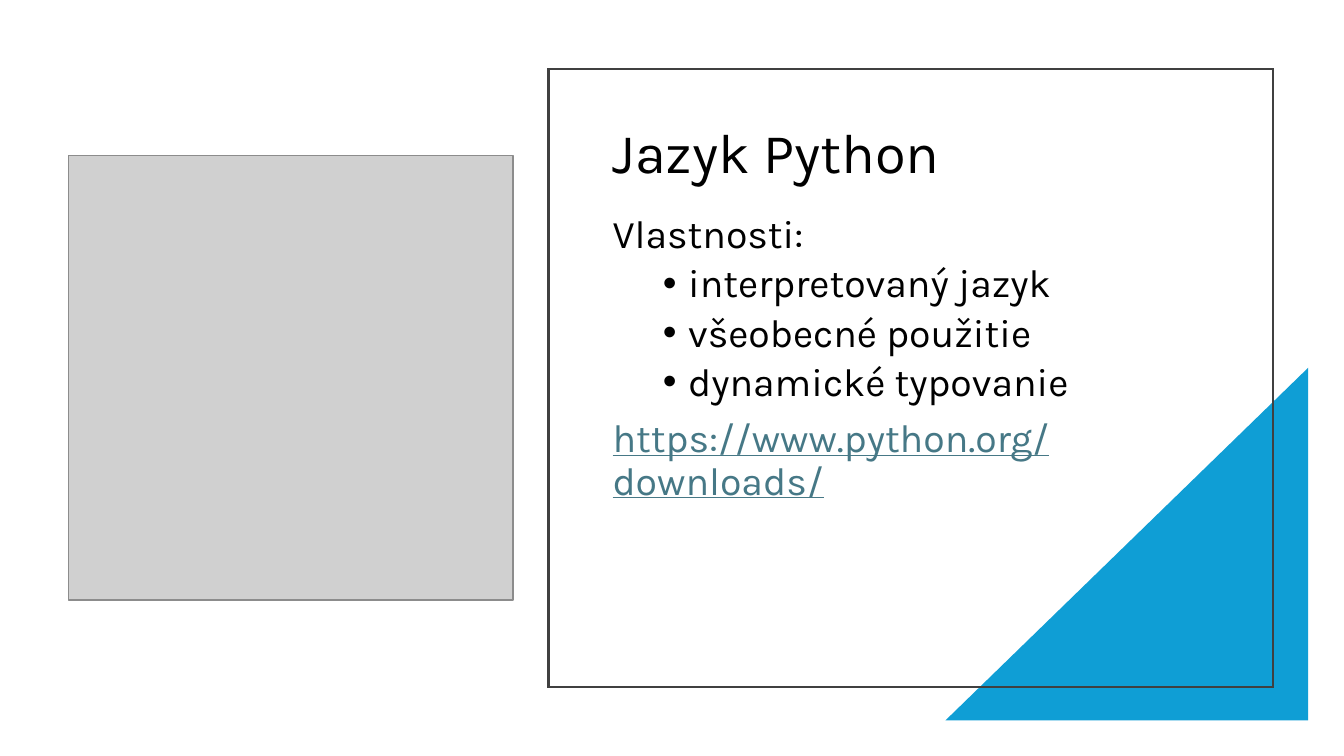
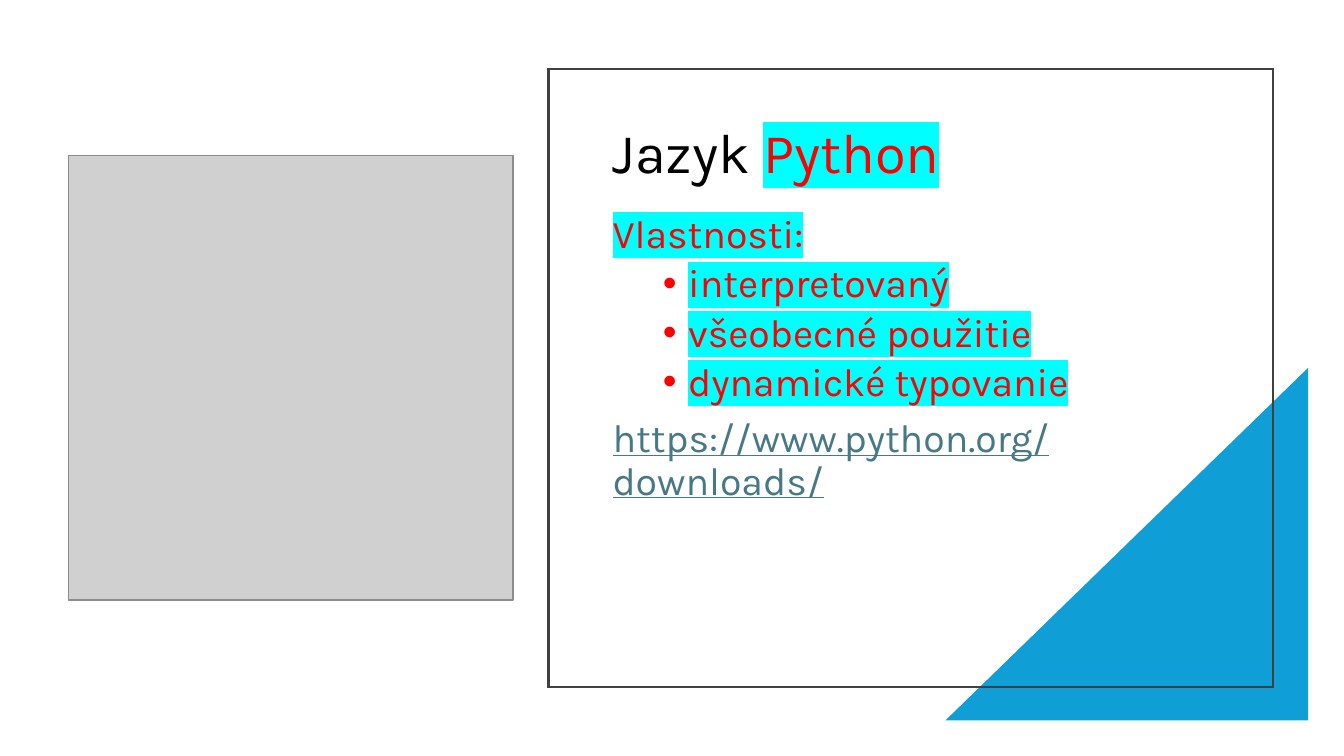
Before and after one commit to wagjo/oop, a slide deck: slide 4 of prezentacie/p01w.pptx (slide 3 before the commit). Drawn at 1344x756 pixels with LibreOffice and Linux fonts; fonts in the diff are those of the drawing; grey boxes stand for pictures. Boxes give left, top, right and bottom in pixels: in the first picture for what was removed or moved away, otherwise in the second. Text is boxed around its words. In the diff, an @@ line names an element or a change of style, - is before the commit and + after.

```diff
--- a/prezentacie/p01w.pptx
+++ b/prezentacie/p01w.pptx
@@ title "Jazyk Python" at (x1=613, y1=134, x2=939, y2=187): text colour #000000 to #FF0000, highlight none to #00FFFF in "Python" @@
@@ text at (x1=613, y1=213, x2=1069, y2=406): text colour #000000 to #FF0000, highlight none to #00FFFF in "Vlastnosti:", "všeobecné použitie", "dynamické typovanie" @@
@@ text at (x1=688, y1=267, x2=949, y2=307): text changed; text colour #000000 to #FF0000 @@
-  • interpretovaný jazyk
+  • interpretovaný
```
Also in this commit, not shown: 7 other slides changed, 2 slides added, 3 slides removed, 2 other files.
